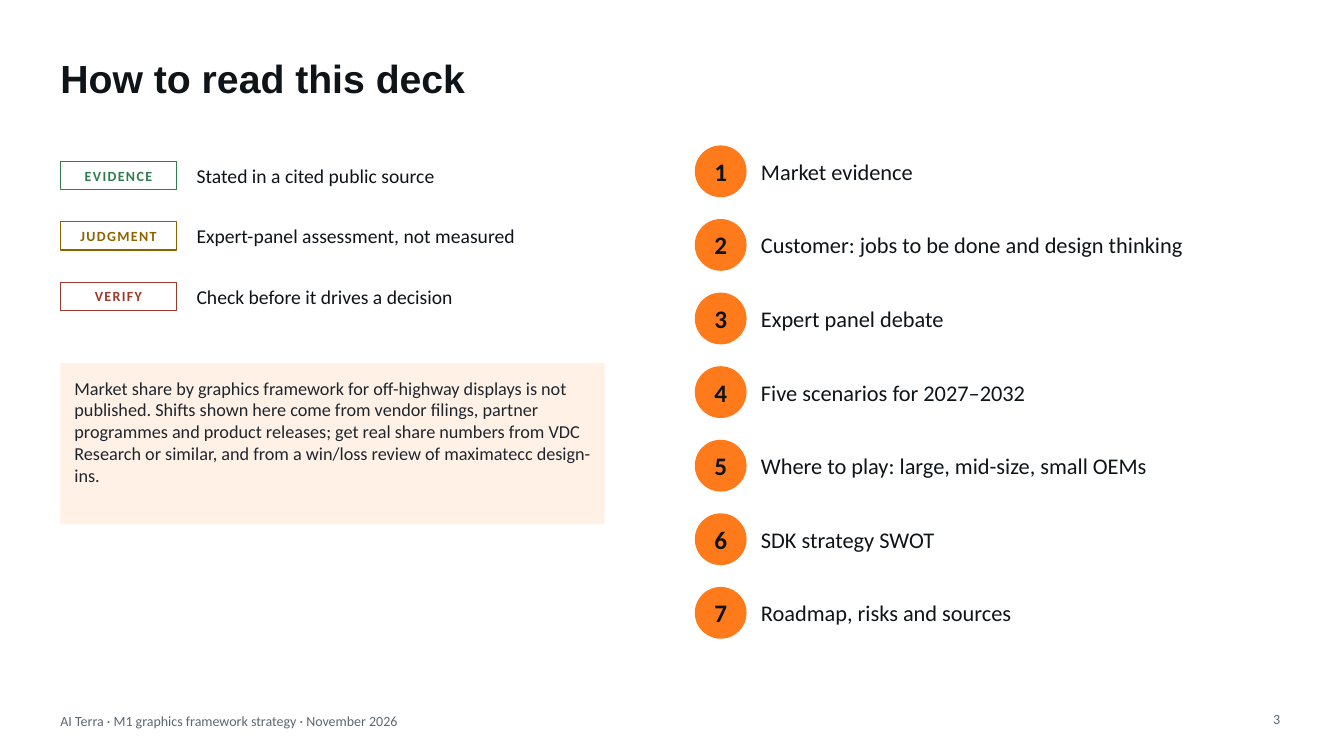
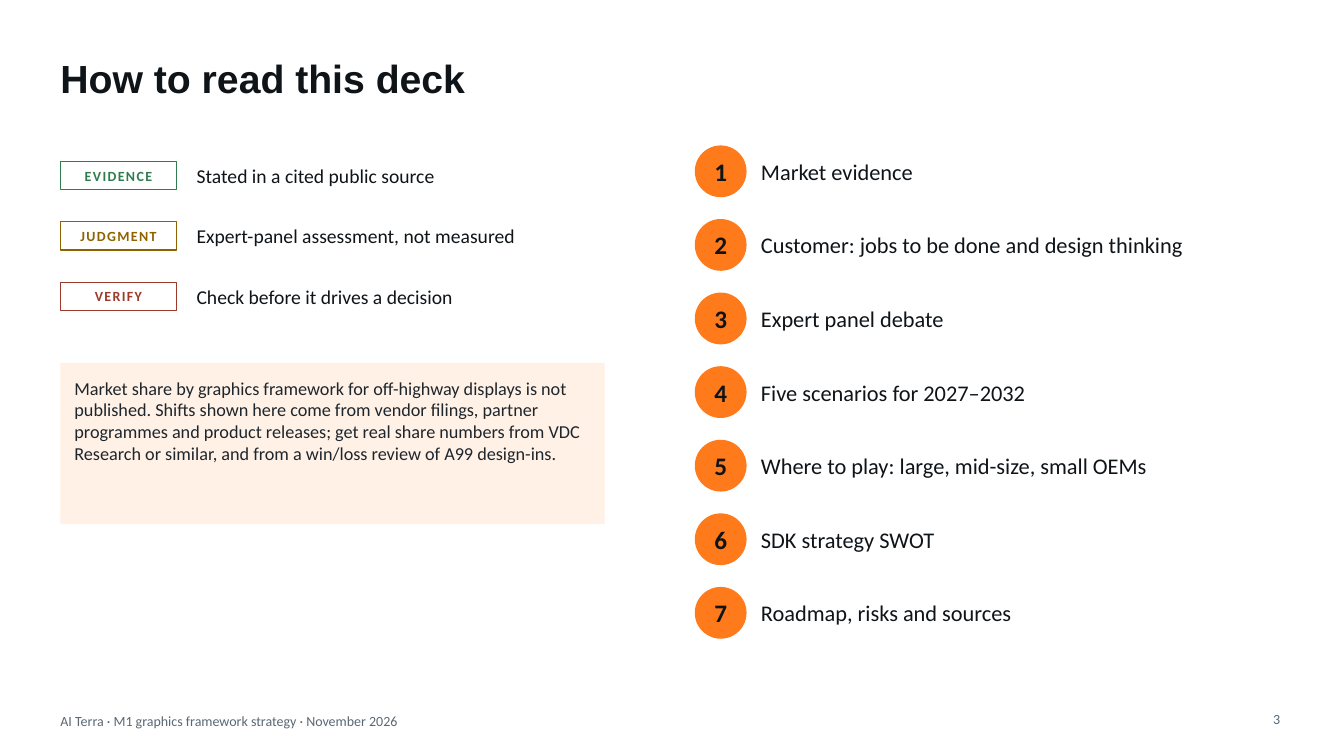
Before and after one commit to Raul-dot-valdez/max, a slide deck: slide 3 of docs/strategy/M1-graphics-strategy.pptx. Drawn at 1344x756 pixels with LibreOffice and Linux fonts; fonts in the diff are those of the drawing. Boxes give left, top, right and bottom in pixels: in the first picture for what was removed or moved away, otherwise in the second. Text is boxed around its words. In the diff, an @@ line names an element or a change of style, - is before the commit and + after.

```diff
--- a/docs/strategy/M1-graphics-strategy.pptx
+++ b/docs/strategy/M1-graphics-strategy.pptx
@@ text in rectangle at (x1=74, y1=382, x2=580, y2=463): text changed @@
-Market share by graphics framework for off-highway displays is not published. Shifts shown here come from vendor filings, partner programmes and product releases; get real share numbers from VDC Research or similar, and from a win/loss review of maximatecc design-ins.
+Market share by graphics framework for off-highway displays is not published. Shifts shown here come from vendor filings, partner programmes and product releases; get real share numbers from VDC Research or similar, and from a win/loss review of A99 design-ins.
```
Also in this commit, not shown: 11 other slides changed, 19 other files.
